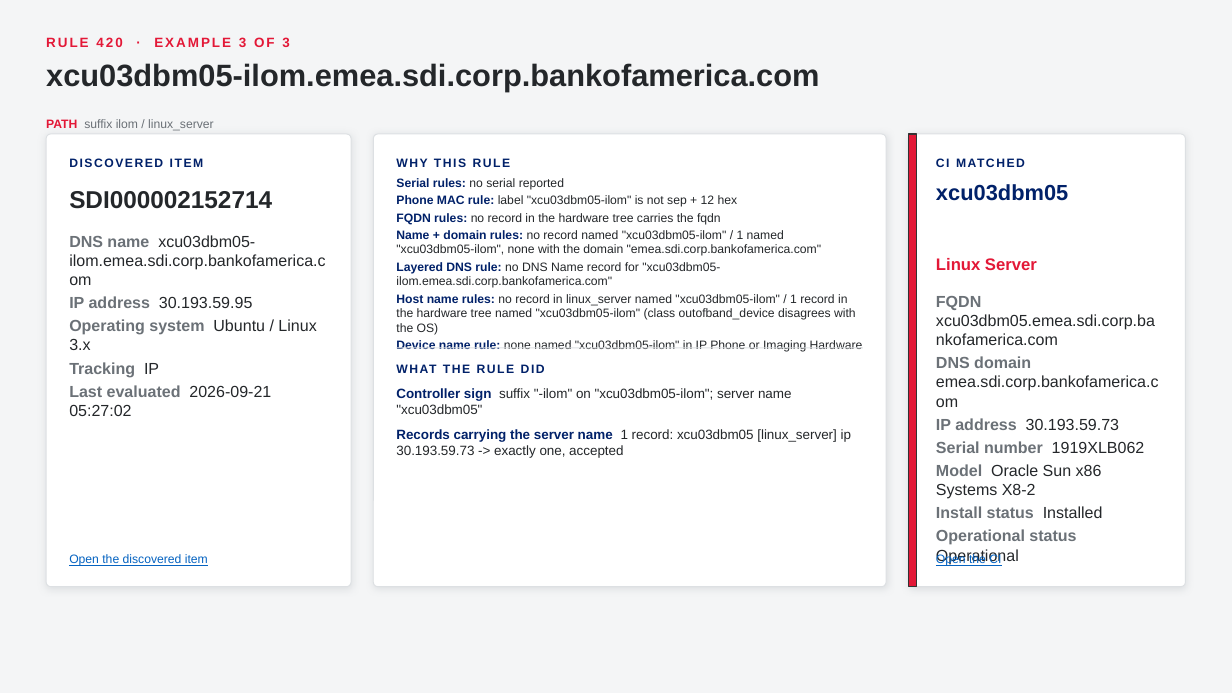
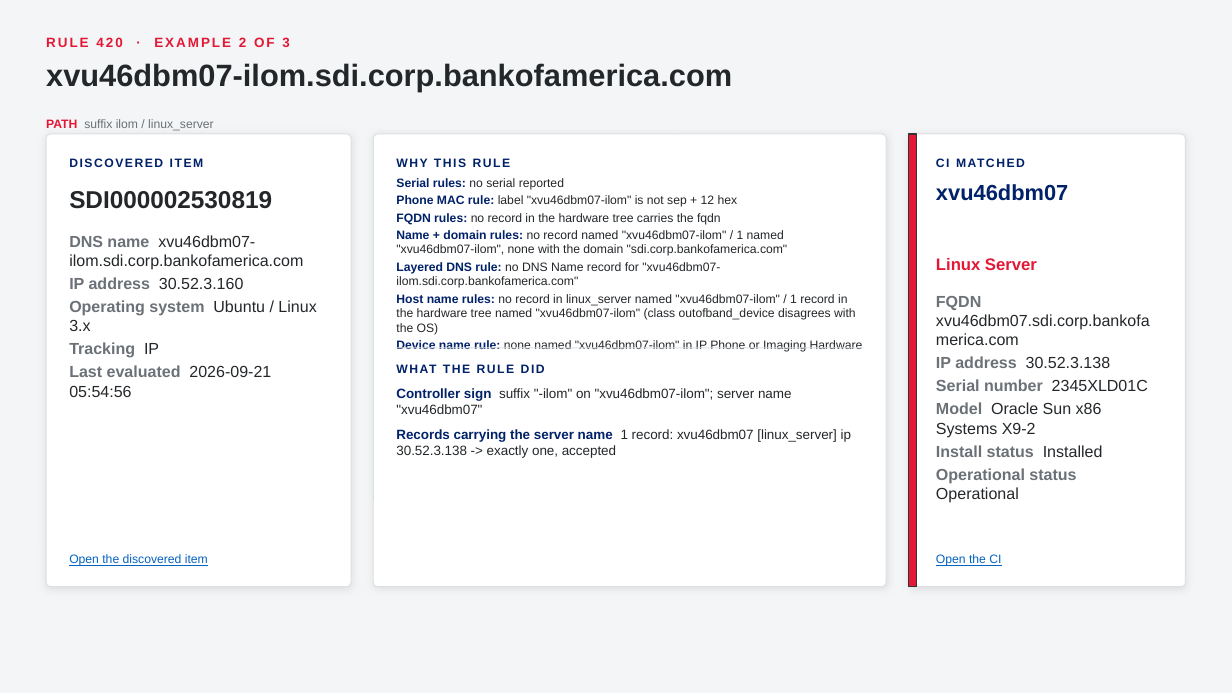
Before and after one commit to singhmihir/py, a slide deck: slide 51 of stories/qualys-ci-lookup-rules/Qualys CI Lookup Rules - CMDB Team Demo.pptx (slide 52 before the commit). Drawn at 1232x693 pixels with LibreOffice and Linux fonts; fonts in the diff are those of the drawing. Boxes give left, top, right and bottom in pixels: in the first picture for what was removed or moved away, otherwise in the second. Text is boxed around its words. In the diff, an @@ line names an element or a change of style, - is before the commit and + after.

```diff
--- a/stories/qualys-ci-lookup-rules/Qualys CI Lookup Rules - CMDB Team Demo.pptx
+++ b/stories/qualys-ci-lookup-rules/Qualys CI Lookup Rules - CMDB Team Demo.pptx
@@ text at [46, 63, 732, 91]: text changed @@
-xcu03dbm05-ilom.emea.sdi.corp.bankofamerica.com
+xvu46dbm07-ilom.sdi.corp.bankofamerica.com
@@ text at [69, 191, 272, 209]: text changed @@
-SDI000002152714
+SDI000002530819
@@ text at [396, 195, 738, 207]: text changed @@
-• Phone MAC rule: label "xcu03dbm05-ilom" is not sep + 12 hex
+• Phone MAC rule: label "xvu46dbm07-ilom" is not sep + 12 hex
@@ text at [936, 184, 1068, 201]: text changed @@
-xcu03dbm05
+xvu46dbm07
@@ text at [69, 235, 303, 289]: text changed @@
-DNS name xcu03dbm05-ilom.emea.sdi.corp.bankofamerica.com
-IP address 30.193.59.95
+DNS name xvu46dbm07-ilom.sdi.corp.bankofamerica.com
+IP address 30.52.3.160
@@ text at [396, 230, 863, 352]: text changed @@
-• Name + domain rules: no record named "xcu03dbm05-ilom" / 1 named "xcu03dbm05-ilom", none with the domain "emea.sdi.corp.bankofamerica.com"
-• Layered DNS rule: no DNS Name record for "xcu03dbm05-ilom.emea.sdi.corp.bankofamerica.com"
-• Host name rules: no record in linux_server named "xcu03dbm05-ilom" / 1 record in the hardware tree named "xcu03dbm05-ilom" (class outofband_device disagrees with the OS)
-• Device name rule: none named "xcu03dbm05-ilom" in IP Phone or Imaging Hardware
+• Name + domain rules: no record named "xvu46dbm07-ilom" / 1 named "xvu46dbm07-ilom", none with the domain "sdi.corp.bankofamerica.com"
+• Layered DNS rule: no DNS Name record for "xvu46dbm07-ilom.sdi.corp.bankofamerica.com"
+• Host name rules: no record in linux_server named "xvu46dbm07-ilom" / 1 record in the hardware tree named "xvu46dbm07-ilom" (class outofband_device disagrees with the OS)
+• Device name rule: none named "xvu46dbm07-ilom" in IP Phone or Imaging Hardware
@@ text at [936, 296, 1150, 438]: text changed @@
-FQDN xcu03dbm05.emea.sdi.corp.bankofamerica.com
-DNS domain emea.sdi.corp.bankofamerica.com
-IP address 30.193.59.73
-Serial number 1919XLB062
-Model Oracle Sun x86 Systems X8-2
+FQDN xvu46dbm07.sdi.corp.bankofamerica.com
+IP address 30.52.3.138
+Serial number 2345XLD01C
+Model Oracle Sun x86 Systems X9-2
@@ text at [69, 365, 271, 397]: text changed @@
-Last evaluated 2026-09-21 05:27:02
+Last evaluated 2026-09-21 05:54:56
@@ text at [396, 388, 851, 458]: text changed @@
-1. Controller sign suffix "-ilom" on "xcu03dbm05-ilom"; server name "xcu03dbm05"
-2. Records carrying the server name 1 record: xcu03dbm05 [linux_server] ip 30.193.59.73 -> exactly one, accepted
+1. Controller sign suffix "-ilom" on "xvu46dbm07-ilom"; server name "xvu46dbm07"
+2. Records carrying the server name 1 record: xvu46dbm07 [linux_server] ip 30.52.3.138 -> exactly one, accepted
```
Also in this commit, not shown: 50 other slides changed, 4 slides added, 1 slide removed, 5 other files.
